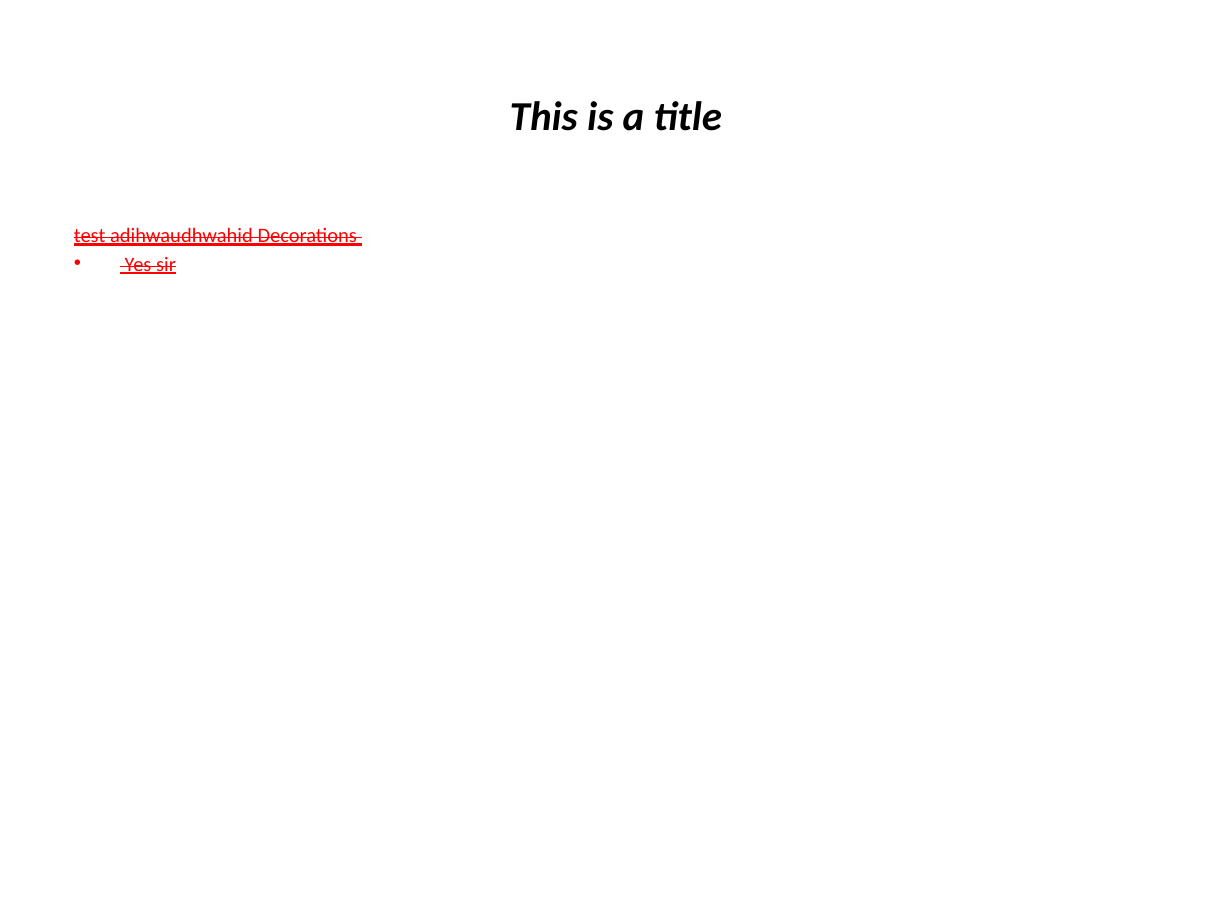
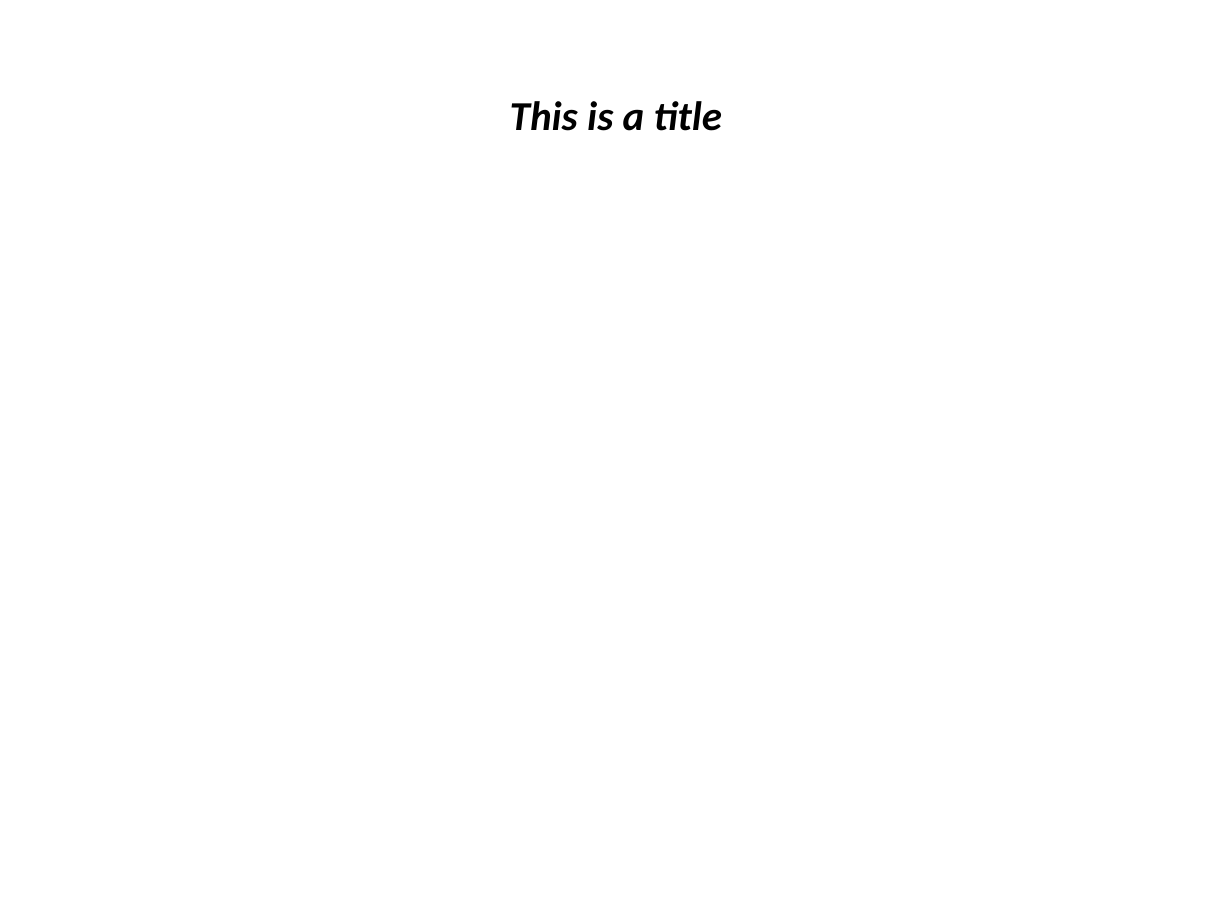
Before and after one commit to monstrotac/JsonConverterProject, a slide deck: slide 1 of JsonConverter/target/classes/OutputFolder/test.pptx. Drawn at 1232x924 pixels with LibreOffice and Linux fonts; fonts in the diff are those of the drawing. Boxes give left, top, right and bottom in pixels: in the first picture for what was removed or moved away, otherwise in the second. Text is boxed around its words. In the diff, an @@ line names an element or a change of style, - is before the commit and + after.

```diff
--- a/JsonConverter/target/classes/OutputFolder/test.pptx
+++ b/JsonConverter/target/classes/OutputFolder/test.pptx
@@ text removed at (x1=74, y1=227, x2=357, y2=274) @@
-• test adihwaudhwahid Decorations
-  Yes sir
```
Also in this commit, not shown: 2 other slides changed, 3 other files.
